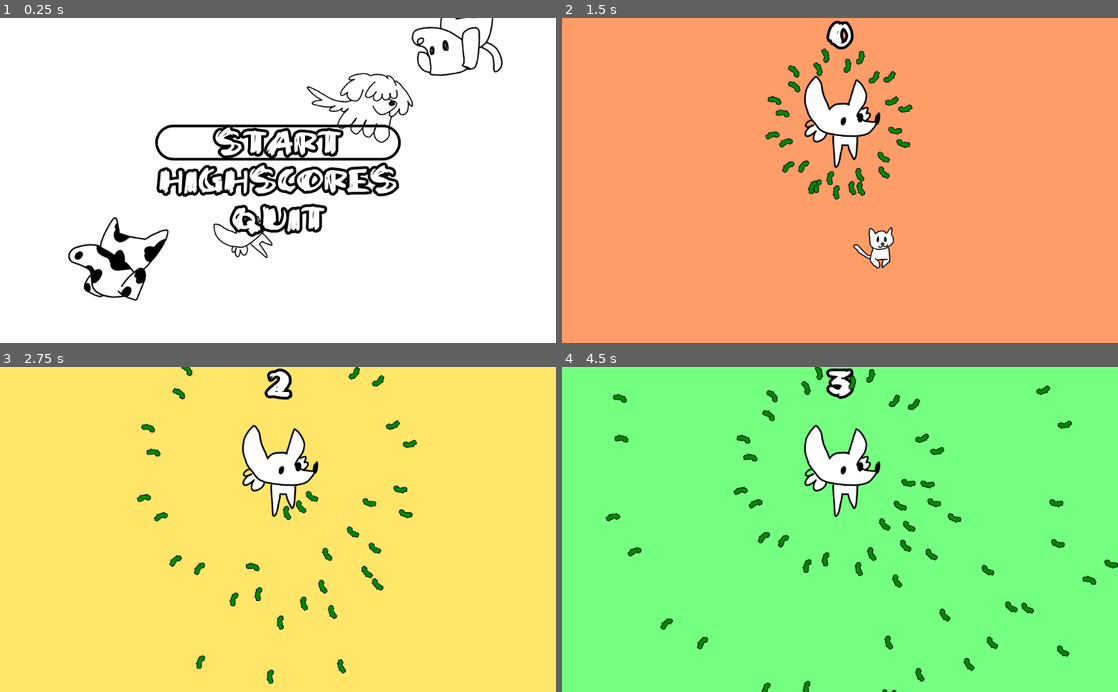
Above: before the commit, frames 1-4 (two rows, left to right).
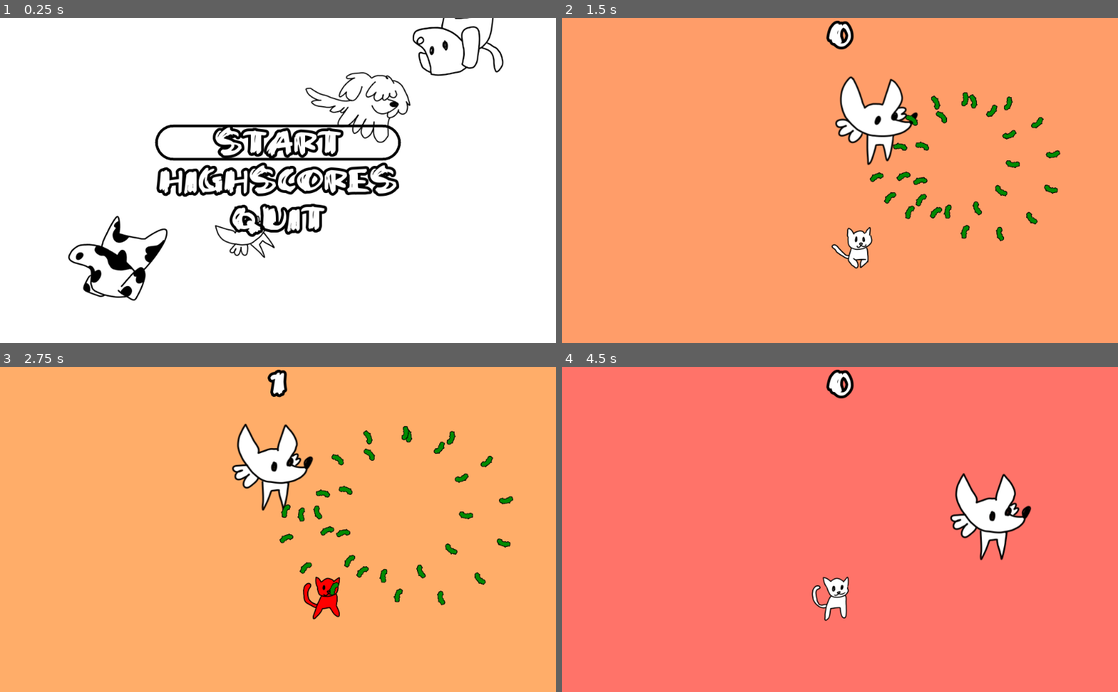
Above: after the commit, the same moments.

Repository: Magesu/mini-jam-100-overload
Game: Godot game, scene res://Main.tscn
Same seed, same stepped clock (60 frames per second), same inputs: the game is played once before the commit and once after it.
Inputs (mouse positions are in pixels of both pictures, inside the frame that each line leads up to):
- Up to frame 1 (0.25 s): no input
- Up to frame 2 (1.5 s): click "Start" at 0.5 s; move the mouse to (962, 164) at 1.27 s; hold Right (ui_right) from 1.28 s (still down); hold Shift (shift, bound only after the commit) from 1.28 s (still down)
- Up to frame 3 (2.75 s): move the mouse to (166, 545) at 2.02 s; release Right (ui_right) at 2.03 s; release Shift (shift, bound only after the commit) at 2.03 s; hold Down (ui_down) from 2.03 s (still down); click (166, 545) at 2.1 s; tap Shift (shift, bound only after the commit) at 2.3 s
- Up to frame 4 (4.5 s): move the mouse to (895, 458) at 2.77 s; release Down (ui_down) at 2.78 s; hold Right (ui_right) 2.78-3.53 s; hold Shift (shift, bound only after the commit) 2.78-3.53 s; move the mouse to (812, 594) at 3.52 s; hold Up (ui_up) 3.53-4.25 s; tap Shift (shift, bound only after the commit) at 3.6 s; click (840, 490) at 4.25 s, where only the run after the commit has a clickable "Start"

The runs differ from the first frame. In frame 1, 2.3% of the frame differs, in the area x 12-91%, y 0-87%; in frame 2, 6.1%; in frame 3, 99%; in frame 4, 100%, in the area x 0-100%, y 0-100%.

Commit message:
Made the chihuahua move, fixed the nose hitbox thing, added shift to move slower

Diff:
--- a/Main.tscn
+++ b/Main.tscn
@@ -121,7 +121,6 @@
 
 [node name="AnimatedSprite" type="AnimatedSprite" parent="Path2D/PathFollow2D"]
 frames = SubResource( 5 )
-frame = 2
 playing = true
 
 [node name="PathFollow2D2" type="PathFollow2D" parent="Path2D"]
@@ -131,6 +130,7 @@
 
 [node name="AnimatedSprite" type="AnimatedSprite" parent="Path2D/PathFollow2D2"]
 frames = SubResource( 12 )
+frame = 1
 playing = true
 
 [node name="PathFollow2D3" type="PathFollow2D" parent="Path2D"]
@@ -140,6 +140,7 @@
 
 [node name="AnimatedSprite" type="AnimatedSprite" parent="Path2D/PathFollow2D3"]
 frames = SubResource( 16 )
+frame = 1
 playing = true
 
 [node name="PathFollow2D4" type="PathFollow2D" parent="Path2D"]
@@ -149,7 +150,7 @@
 
 [node name="AnimatedSprite" type="AnimatedSprite" parent="Path2D/PathFollow2D4"]
 frames = SubResource( 20 )
-frame = 1
+frame = 2
 playing = true
 
 [node name="CenterContainer" type="CenterContainer" parent="."]
--- a/Scenes/AngyChihuahua.tscn
+++ b/Scenes/AngyChihuahua.tscn
@@ -63,6 +63,7 @@
 
 [node name="AnimatedSprite" type="AnimatedSprite" parent="."]
 frames = SubResource( 5 )
+frame = 2
 playing = true
 
 [connection signal="timeout" from="Lifespan" to="." method="_on_Lifespan_timeout"]
--- a/Scenes/Game.tscn
+++ b/Scenes/Game.tscn
@@ -1,6 +1,7 @@
-[gd_scene load_steps=7 format=2]
+[gd_scene load_steps=9 format=2]
 
 [ext_resource path="res://Scenes/AngyChihuahua.tscn" type="PackedScene" id=1]
+[ext_resource path="res://Scenes/Scripts/Path2D.gd" type="Script" id=2]
 [ext_resource path="res://Scenes/Player.tscn" type="PackedScene" id=3]
 [ext_resource path="res://Scenes/Scripts/Game.gd" type="Script" id=4]
 [ext_resource path="res://Scenes/Score.gd" type="Script" id=5]
@@ -22,6 +23,11 @@
 "values": [ Color( 1, 0, 0, 1 ), Color( 1, 0, 0, 1 ), Color( 1, 0, 0, 0.588235 ), Color( 1, 0.447059, 0, 0.588235 ), Co …(236 unchanged characters)…
 }
 
+[sub_resource type="Curve2D" id=2]
+_data = {
+"points": PoolVector2Array( 0, 0, 0, 0, 330, -131, 0, 0, 0, 0, 22, -256, 0, 0, 0, 0, -320, -111, 0, 0, 0, 0, 330, -131 )
+}
+
 [node name="Game" type="Node"]
 script = ExtResource( 4 )
 
@@ -37,11 +43,22 @@
 root_node = NodePath("../..")
 anims/rainbow_grad = SubResource( 1 )
 
+[node name="Path2D" type="Path2D" parent="."]
+position = Vector2( 503, 428 )
+curve = SubResource( 2 )
+script = ExtResource( 2 )
+speed = 300
+
+[node name="PathFollow2D" type="PathFollow2D" parent="Path2D"]
+position = Vector2( 330, -131 )
+rotation = -2.75605
+rotate = false
+
+[node name="AngyChihuahua" parent="Path2D/PathFollow2D" instance=ExtResource( 1 )]
+rotation = 2.75605
+
 [node name="Player" parent="." instance=ExtResource( 3 )]
 position = Vector2( 503, 428 )
-
-[node name="AngyChihuahua" parent="." instance=ExtResource( 1 )]
-position = Vector2( 510, 192 )
 
 [node name="CanvasLayer" type="CanvasLayer" parent="."]
 follow_viewport_enable = true
--- a/Scenes/Player.tscn
+++ b/Scenes/Player.tscn
@@ -106,7 +106,7 @@
 script = ExtResource( 2 )
 
 [node name="CollisionShape2D" type="CollisionShape2D" parent="."]
-position = Vector2( 1.5, 0.5 )
+position = Vector2( 1, 0 )
 shape = SubResource( 1 )
 
 [node name="AnimatedSprite" type="AnimatedSprite" parent="."]
--- a/Scenes/Scripts/AngyChihuahua.gd
+++ b/Scenes/Scripts/AngyChihuahua.gd
@@ -11,6 +11,8 @@
 onready var shooter2 = get_node("Shooter2")
 onready var barkwave_duration = get_node("BarkwaveDuration")
 onready var time_between_barkwaves = get_node("TimeBetweenBarkwaves")
+
+onready var game = get_tree().root.get_node("Game")
 
 # Scenes
 var new_chihuahua_scene = preload("res://Scenes/ExplodingChihuahua.tscn")
@@ -55,7 +57,7 @@
 func die():
 	var new_chihuahua = new_chihuahua_scene.instance()
 	new_chihuahua.global_position = global_position
-	get_parent().add_child(new_chihuahua)
+	game.add_child(new_chihuahua)
 	queue_free()
 
 func _on_Lifespan_timeout():
--- a/Scenes/Scripts/ExplodingChihuahua.gd
+++ b/Scenes/Scripts/ExplodingChihuahua.gd
@@ -19,7 +19,7 @@
 	yield(get_tree().create_timer(9.0), "timeout")
 	explode()
 	yield(get_tree().create_timer(0.3), "timeout")
-	queue_free()
+	call_deferred("queue_free")
 
 
 # Called every frame. 'delta' is the elapsed time since the previous frame.
--- /dev/null
+++ b/Scenes/Scripts/Path2D.gd
@@ -0,0 +1,17 @@
+extends Path2D
+
+
+# Declare member variables here. Examples:
+export var speed = 100
+
+# Nodes
+onready var chihuahua = get_node("PathFollow2D")
+
+# Called when the node enters the scene tree for the first time.
+func _ready():
+	pass # Replace with function body.
+
+
+# Called every frame. 'delta' is the elapsed time since the previous frame.
+func _process(delta):
+	chihuahua.offset += speed * delta
--- a/Scenes/Scripts/Player.gd
+++ b/Scenes/Scripts/Player.gd
@@ -11,6 +11,7 @@
 
 # Nodes
 onready var animator = $AnimatedSprite #equivalent to "get_node("AnimatedSprite")
+onready var hitbox = $Hitbox
 
 # Scenes
 var bullet_scene = preload("res://Scenes/Bullet.tscn")
@@ -32,9 +33,11 @@
 	if Input.is_action_pressed("ui_right"):
 		direction += Vector2.RIGHT
 		animator.flip_h = false
+		hitbox.position.x = 7
 	if Input.is_action_pressed("ui_left"):
 		direction += Vector2.LEFT
 		animator.flip_h = true
+		hitbox.position.x = -7
 	if Input.is_action_pressed("ui_down"):
 		direction += Vector2.DOWN
 	if Input.is_action_pressed("ui_up"):
@@ -51,7 +54,10 @@
 
 	# Makes the player's velocity direction * speed
 	# Direction is normalized so the player doesn't move faster diagonally
-	velocity = direction.normalized() * speed
+	if Input.is_action_pressed("shift"):
+		velocity = direction.normalized() * (speed / 2)
+	else:
+		velocity = direction.normalized() * speed
 
 	if velocity == Vector2.ZERO:
 		animator.play("default")
--- a/Scenes/Scripts/Shooter.gd
+++ b/Scenes/Scripts/Shooter.gd
@@ -32,7 +32,7 @@
 onready var rotator = get_node("Rotator")
 onready var turn_timer = get_node("TurnTimer")
 
-onready var game = get_parent().get_parent()
+onready var game = get_tree().root.get_node("Game")
 onready var player = game.get_node("Player")
 
 # Called when the node enters the scene tree for the first time.
@@ -80,7 +80,7 @@
 			bullet.speed = bullet_speed + int(rand_range(bottom, top))
 
 		# Looks for the "Game" node to add bullets as children
-		get_parent().get_parent().add_child(bullet)
+		game.add_child(bullet)
 
 func update():
 	# Deletes all existing spawnpoints
--- a/project.godot
+++ b/project.godot
@@ -57,6 +57,11 @@
 "events": [ Object(InputEventMouseButton,"resource_local_to_scene":false,"resource_name":"","device":0,"alt":false,"shi …(212 unchanged characters)…
  ]
 }
+shift={
+"deadzone": 0.5,
+"events": [ Object(InputEventKey,"resource_local_to_scene":false,"resource_name":"","device":0,"alt":false,"shift":false,"control":false,"meta":false,"command":false,"pressed":false,"scancode":16777237,"physical_scancode":0,"unicode":0,"echo":false,"script":null)
+ ]
+}
 
 [physics]
 
Not shown: 1 places in Scenes/Player.tscn that only renumber resources
